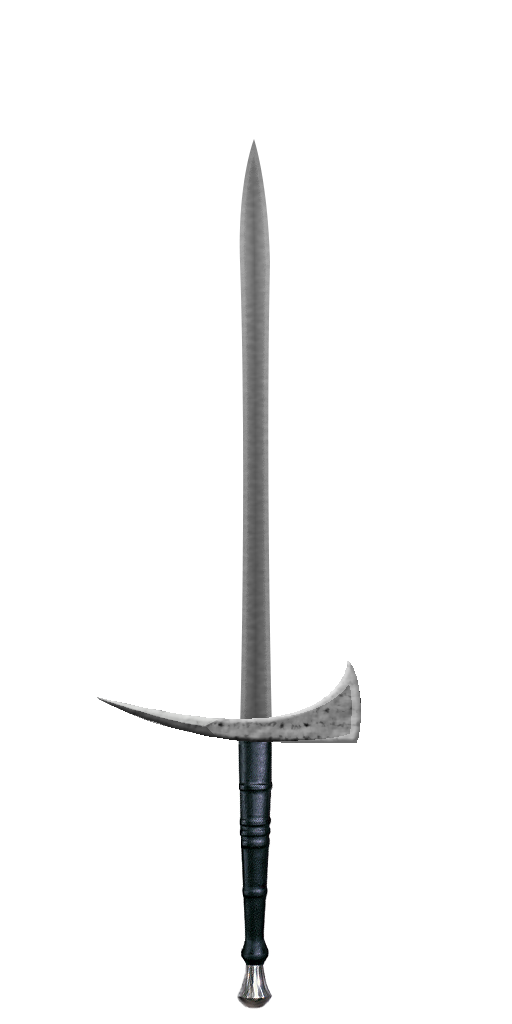
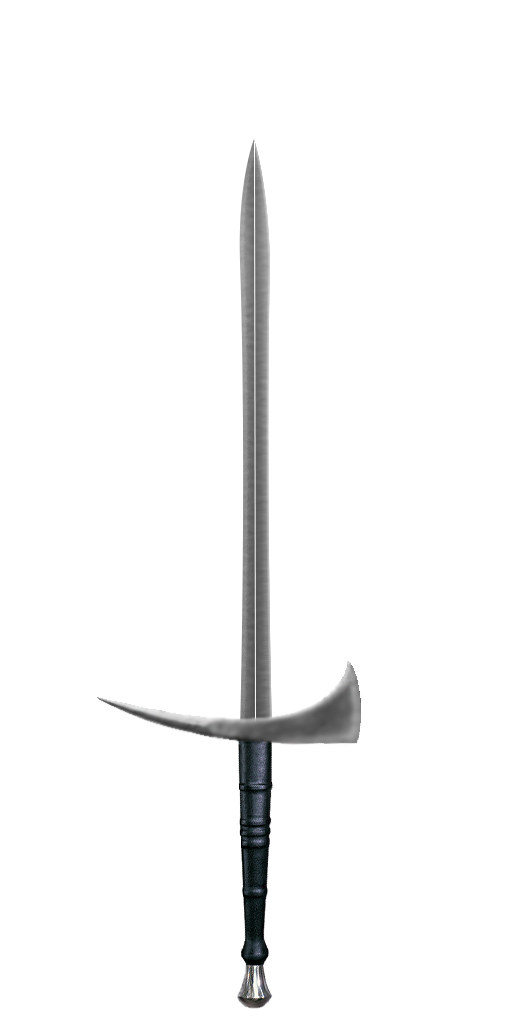
Before/after of a 512px x 1024px layered artwork. What changed in the layer stack:
renamed "Layer 9" to "gaurd", opacity 35% → 100%, painted on it over (97, 661, 362, 746)
removed layer "Layer 8" (was 58%) from group "Group 1" over (98, 698, 216, 737)
removed layer "Layer 7" (was 49%) from group "Group 1" over (97, 697, 219, 726)
removed layer "Layer 2" over (97, 661, 361, 743)
added layer "Shape 1" above "blade" over (254, 142, 256, 730)
renamed "Layer 3" to "blade", painted on it over (239, 140, 272, 731)
